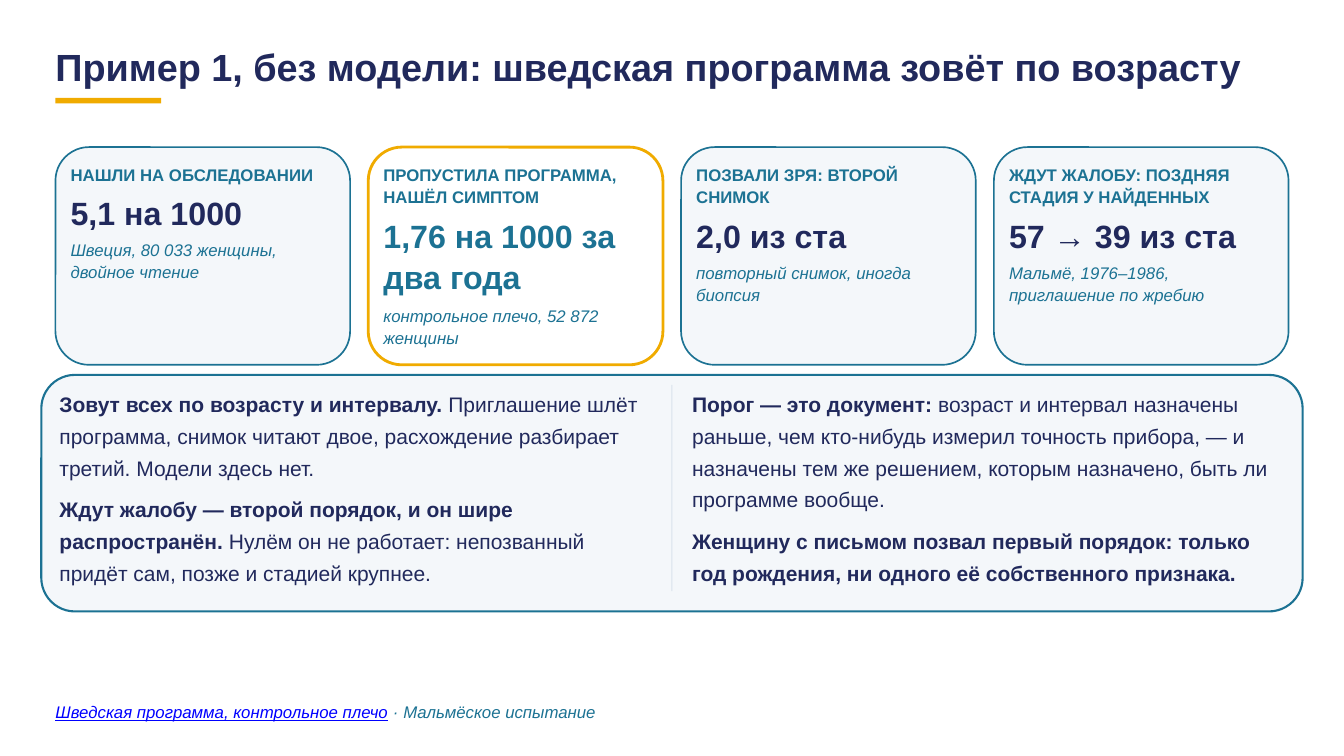
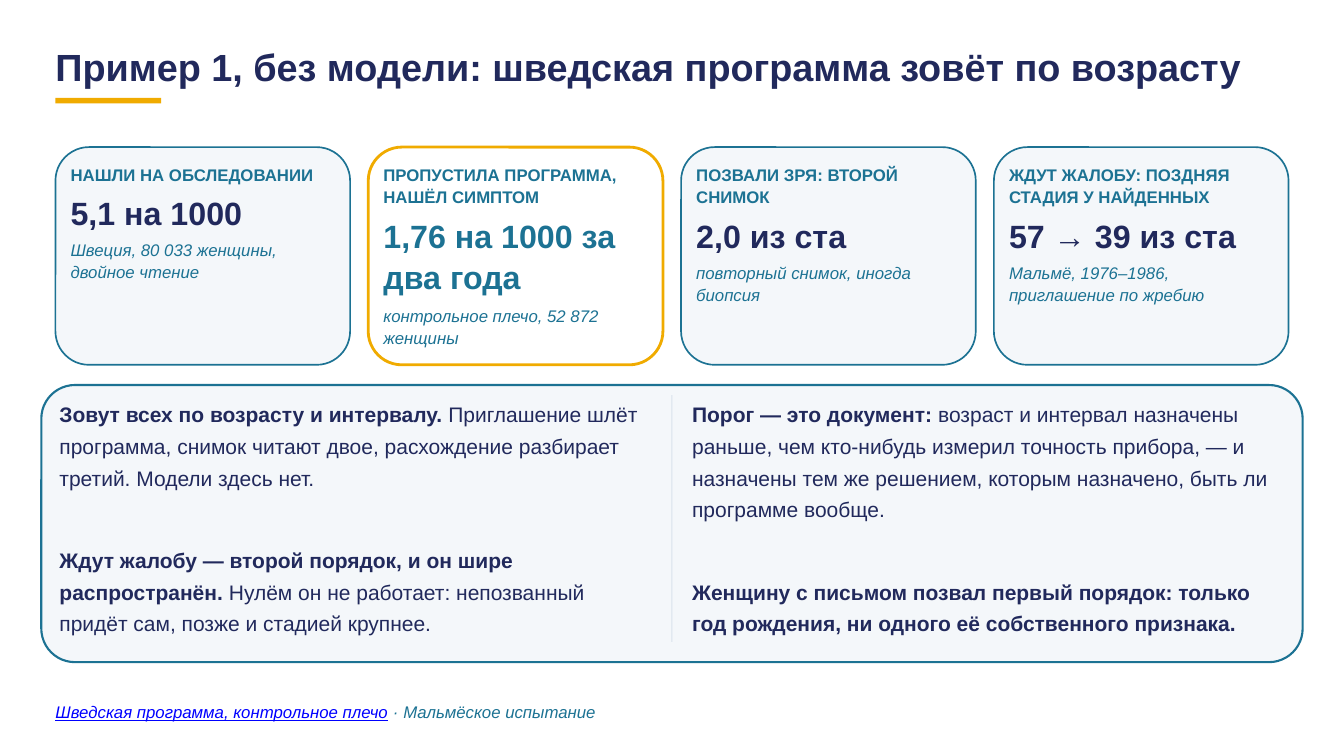
Before and after one commit to tellina-study/AI-usage-lessons, a slide deck: slide 13 of library/lectures/lec-07/rework/deck/lec-07-karkas.pptx. Drawn at 1344x756 pixels with LibreOffice and Linux fonts; fonts in the diff are those of the drawing. Boxes give left, top, right and bottom in pixels: in the first picture for what was removed or moved away, otherwise in the second. Text is boxed around its words. In the diff, an @@ line names an element or a change of style, - is before the commit and + after.

```diff
--- a/library/lectures/lec-07/rework/deck/lec-07-karkas.pptx
+++ b/library/lectures/lec-07/rework/deck/lec-07-karkas.pptx
@@ rounded rectangle: place and size @@
-rounded rectangle at [41,375,1303,612]
+rounded rectangle at [41,385,1303,662]
@@ rounded rectangle at [41,385,1303,662]: proportions changed @@
@@ text "Зовут всех по возрасту и ...": place and size @@
-text "Зовут всех по возрасту и ..." at [59,397,637,585]
+text "Зовут всех по возрасту и ..." at [59,407,637,636]
@@ rectangle: place and size @@
-rectangle at [671,385,673,592]
+rectangle at [671,395,673,642]
@@ text "Порог — это документ: возраст ...": place and size @@
-text "Порог — это документ: возраст ..." at [692,397,1267,585]
+text "Порог — это документ: возраст ..." at [692,407,1267,636]
@@ text at [59,552,584,636]: more space between paragraphs @@
@@ text at [692,584,1250,636]: more space between paragraphs @@
```
Also in this commit, not shown: 49 other slides changed, 45 other files.
